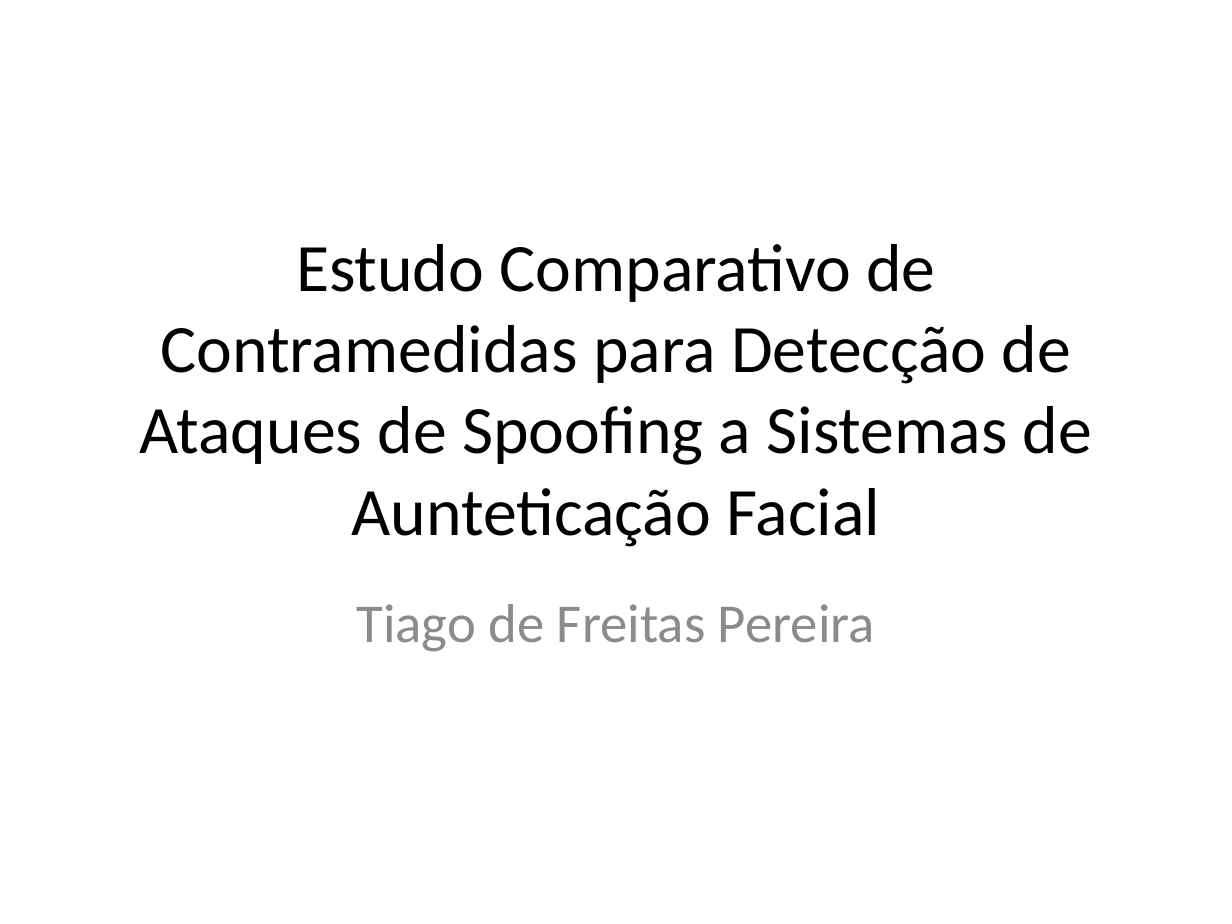
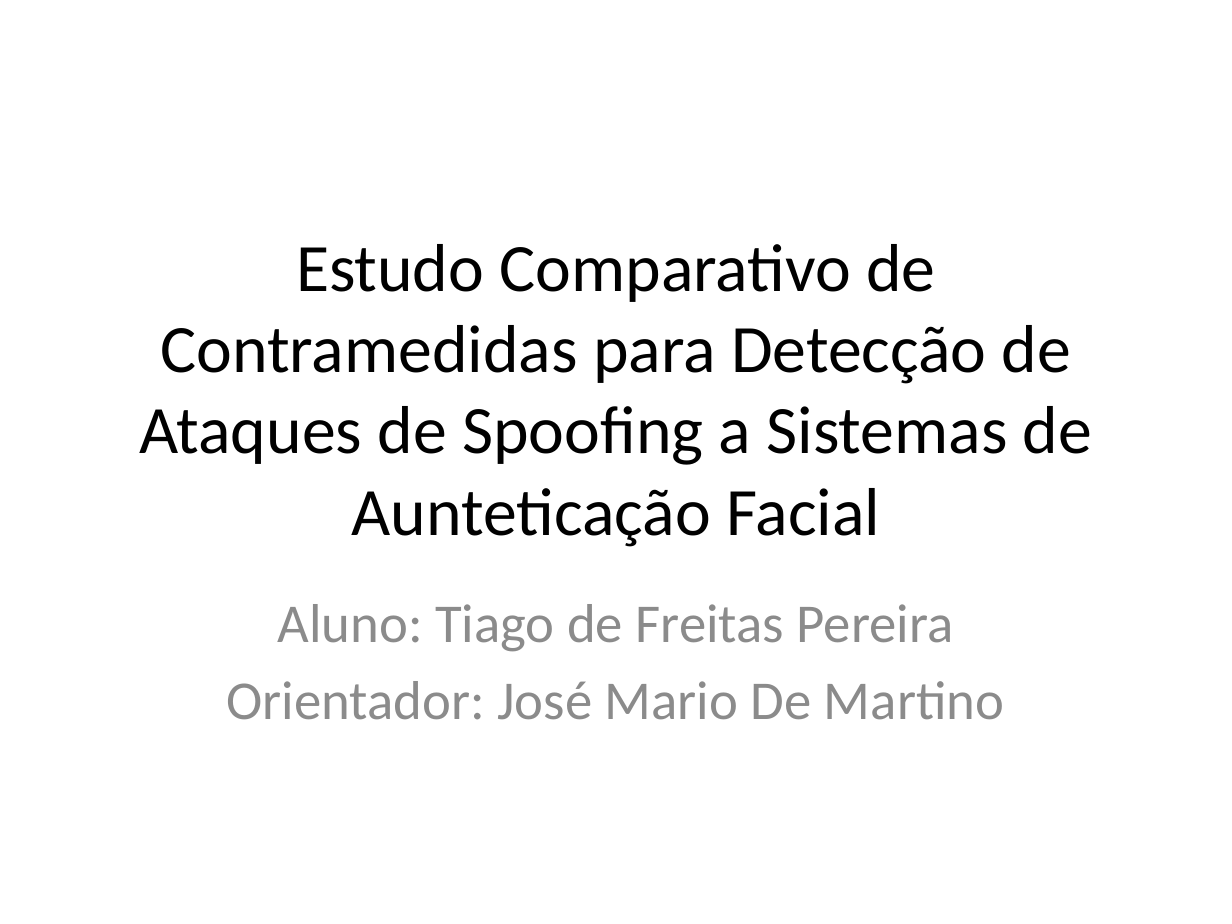
Before and after one commit to tiagofrepereira2012/masters_thesis, a slide deck: slide 1 of qualification/presentation/Presentation.pptx. Drawn at 1232x924 pixels with LibreOffice and Linux fonts; fonts in the diff are those of the drawing. Boxes give left, top, right and bottom in pixels: in the first picture for what was removed or moved away, otherwise in the second. Text is boxed around its words. In the diff, an @@ line names an element or a change of style, - is before the commit and + after.

```diff
--- a/qualification/presentation/Presentation.pptx
+++ b/qualification/presentation/Presentation.pptx
@@ subtitle at (x1=227, y1=604, x2=1004, y2=720): text changed @@
-Tiago de Freitas Pereira
+Aluno: Tiago de Freitas Pereira
+Orientador: José Mario De Martino
```
Also in this commit, not shown: 9 other slides changed, 7 slides added, 2 slides removed.
